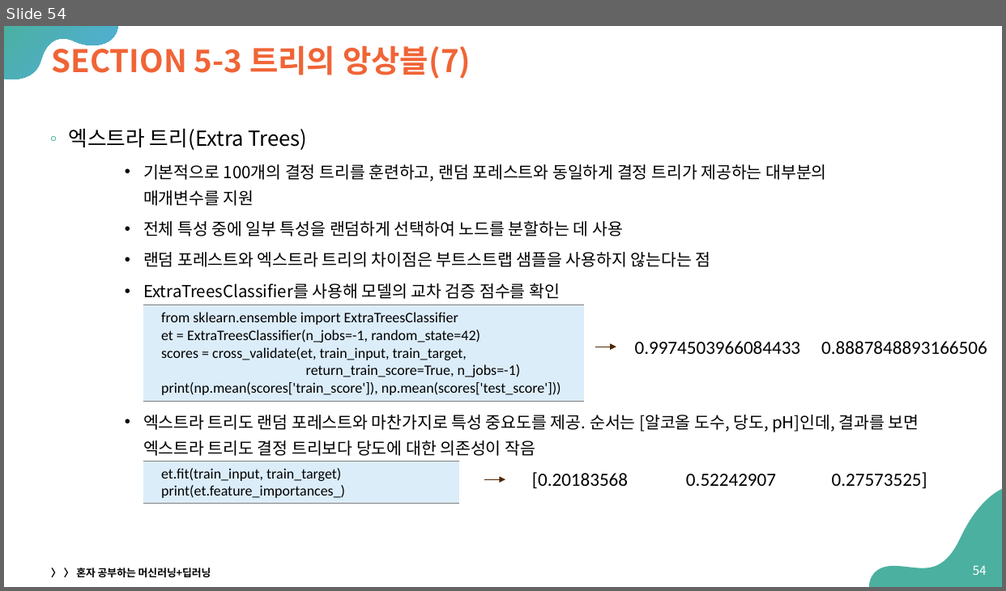
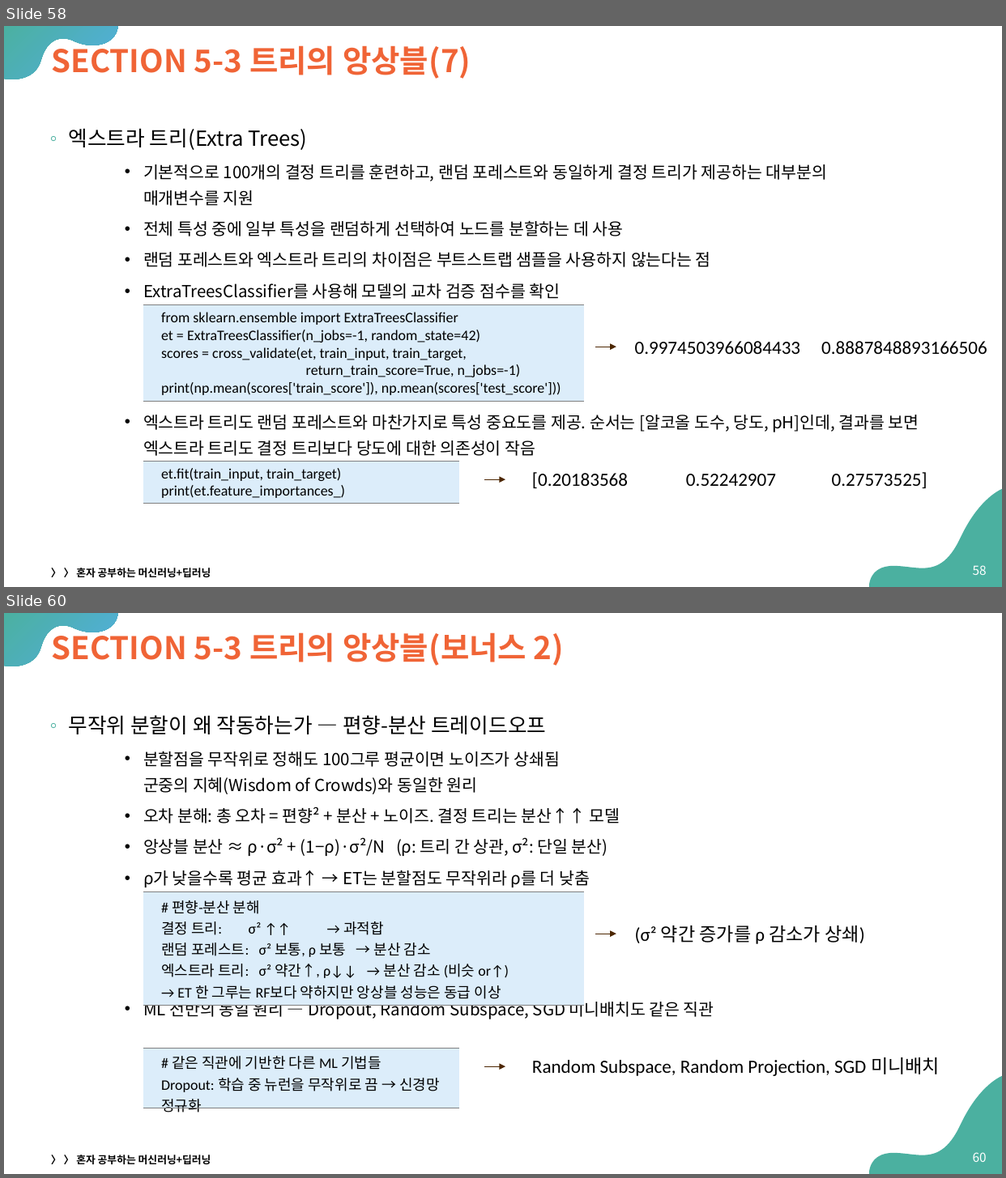
Before and after one commit to Sangdon-Park/Sangdon-Park.github.io, a slide deck: data/인공지능/05_트리_알고리즘.pptx. Shown one above the other, each under a label of ours: slide 54 before the commit, slides 58 and 60 after it; the slides between them are not shown. The pictures are 1006x591 and 1006x1178 pixels, drawn with LibreOffice and Linux fonts; fonts in the diff are those of the drawing. Boxes give left, top, right and bottom in pixels: in the first picture for what was removed or moved away, otherwise in the second. Text is boxed around its words. In the diff, an @@ line names an element or a change of style, - is before the commit and + after.

```diff
--- a/data/인공지능/05_트리_알고리즘.pptx
+++ b/data/인공지능/05_트리_알고리즘.pptx
@@ slide 60 added at <box>4,613,1002,1174</box>, background #FFFFFF; not listed: 2 template elements that a slide beside it also shows @@
@@ title added at <box>51,628,564,666</box>, 30 pt, text #F06436, bold @@
+SECTION 5-3 트리의 앙상블(보너스 2)
@@ text added at <box>69,715,714,1020</box>, 16 pt, text #000000 @@
+◦ 무작위 분할이 왜 작동하는가 — 편향-분산 트레이드오프
+    • 분할점을 무작위로 정해도 100그루 평균이면 노이즈가 상쇄됨
+      군중의 지혜(Wisdom of Crowds)와 동일한 원리
+    • 오차 분해: 총 오차 = 편향² + 분산 + 노이즈. 결정 트리는 분산↑↑ 모델
+    • 앙상블 분산 ≈ ρ·σ² + (1−ρ)·σ²/N (ρ: 트리 간 상관, σ²: 단일 분산)
+    • ρ가 낮을수록 평균 효과↑ → ET는 분할점도 무작위라 ρ를 더 낮춤
+    • ML 전반의 동일 원리 — Dropout, Random Subspace, SGD 미니배치도 같은 직관
@@ table added at <box>143,892,584,1138</box>, 1 rows, 1 columns @@
+# 편향-분산 분해 / 결정 트리: σ² ↑↑ → 과적합 / 랜덤 포레스트: σ² 보통, ρ 보통 → 분산 감소 / 엑스트라 트리: σ² 약간↑, ρ↓↓ → 분산 감소 (비슷 or↑) / → ET 한 그루는 RF보다 약하지만 앙상블 성능은 동급 이상
@@ text added at <box>635,926,864,944</box>, 18 pt, text #000000 @@
+(σ² 약간 증가를 ρ 감소가 상쇄)
@@ arrow added from (595, 934) to (616, 934), #4D2702 0.75 pt @@
@@ table added at <box>143,1049,459,1174</box>, 1 rows, 1 columns @@
+# 같은 직관에 기반한 다른 ML 기법들 / Dropout: 학습 중 뉴런을 무작위로 끔 → 신경망 정규화
@@ arrow added from (484, 1067) to (505, 1067), #4D2702 0.75 pt @@
@@ text added at <box>532,1058,940,1076</box>, 18 pt, text #000000 @@
+Random Subspace, Random Projection, SGD 미니배치
@@ text added at <box>51,1155,211,1165</box>, 10 pt, text #000000, bold @@
+〉 〉 혼자 공부하는 머신러닝+딥러닝
@@ page number added at <box>973,1152,987,1162</box>, 12 pt, text #FFFFFF @@
+60
@@ what was slide 54 is now slide 58 @@
@@ page number at <box>973,565,987,575</box>: text changed @@
-54
+58
```
Also in this commit, not shown: 11 other slides added, 1 other file.
